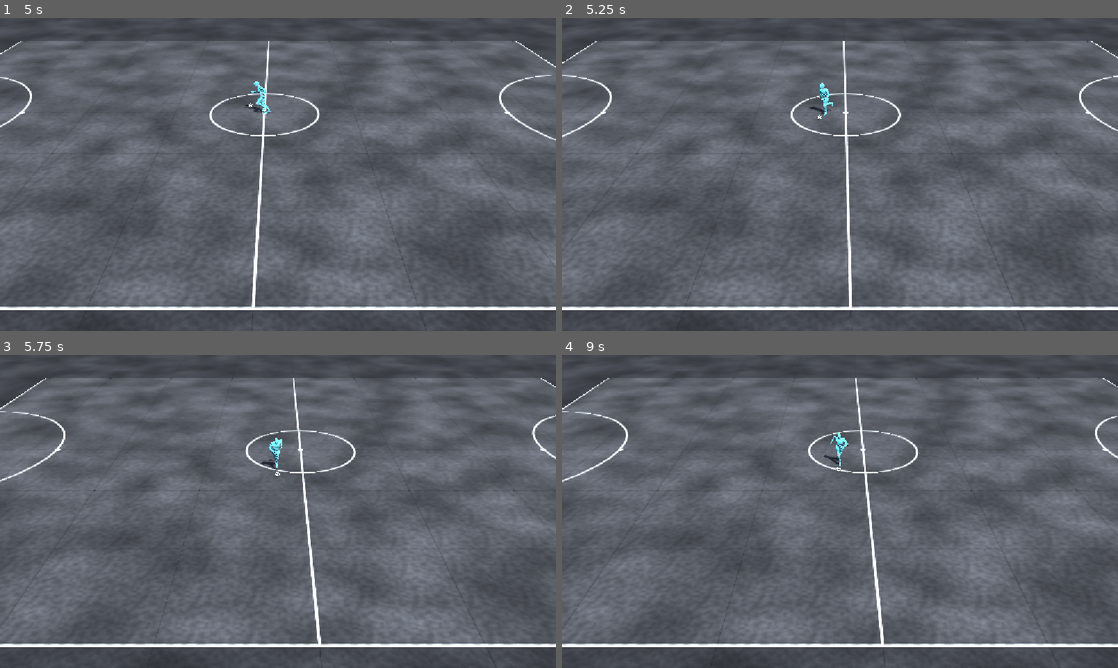
Above: before the commit, frames 1-4 (two rows, left to right).
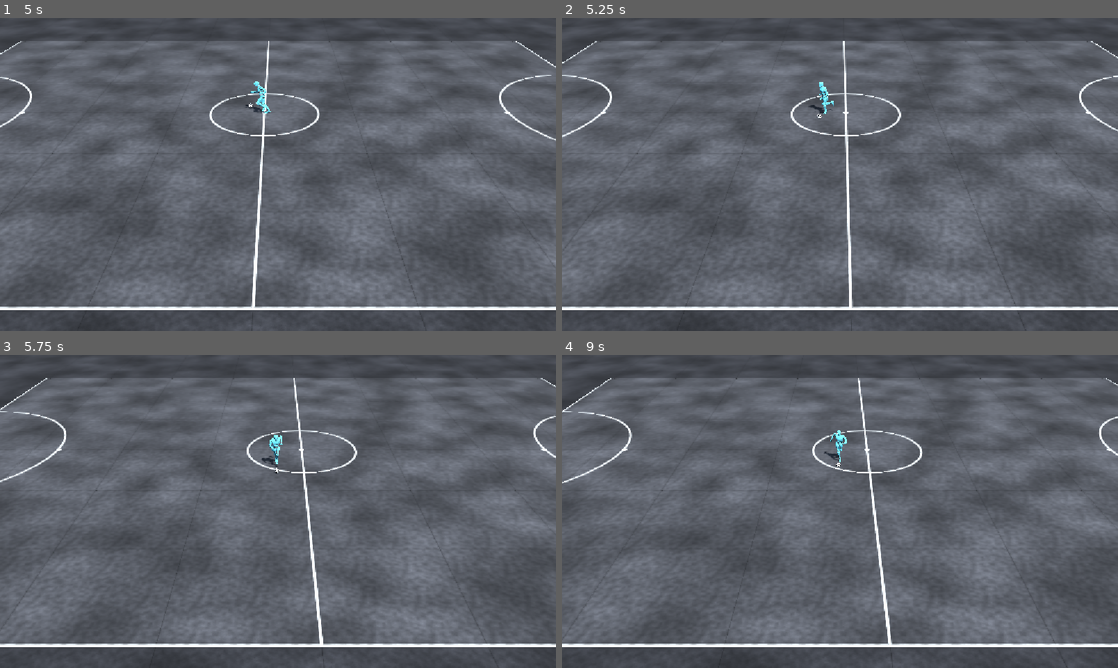
Above: after the commit, the same moments.

Repository: mertgurgenyatagi/project-deca
Game: Godot game, scene res://scenes/main.tscn
Same seed, same stepped clock (60 frames per second), same inputs: the game is played once before the commit and once after it.
Inputs (mouse positions are in pixels of both pictures, inside the frame that each line leads up to):
- Up to frame 1 (5 s): tap Enter at 0.5 s; move the mouse to (400, 158) at 0.52 s; hold Right (move_right) 0.53-1.25 s; hold Shift (sprint) 0.53-1.25 s; click (400, 158) at 0.67 s; tap Space at 0.77, 3.77 s; drag from (166, 190) to (250, 237) at 1.27 s; move the mouse to (333, 105) at 2.02 s; hold Right (move_right) 2.03-2.75 s; hold Shift (sprint) 2.03-2.75 s; drag from (250, 237) to (111, 127) at 2.77 s; move the mouse to (444, 221) at 3.52 s; hold Left (move_left) 3.53-4.25 s; hold Shift (sprint) 3.53-4.25 s; drag from (111, 127) to (194, 96) at 4.27 s
- Up to frame 2 (5.25 s): move the mouse to (867, 174) at 5.02 s; hold Down (move_down) from 5.03 s (still down); hold Shift (sprint) from 5.03 s (still down); click (867, 174) at 5.17 s
- Up to frame 3 (5.75 s): keep holding Down (move_down); keep holding Shift (sprint)
- Up to frame 4 (9 s): release Down (move_down) at 5.75 s; release Shift (sprint) at 5.75 s; drag from (756, 433) to (728, 527) at 5.77 s; move the mouse to (962, 495) at 6.52 s; hold Up (move_up) 6.53-7.25 s; hold Shift (sprint) 6.53-7.25 s; tap Space at 6.77 s; drag from (728, 527) to (812, 574) at 7.27 s; move the mouse to (895, 442) at 8.02 s; hold Down (move_down) 8.03-8.75 s; hold Shift (sprint) 8.03-8.75 s; drag from (812, 574) to (673, 464) at 8.77 s

Frame 1 is identical in both runs. In frame 2, 0.3% of the frame differs, in the area x 0-100%, y 10-99%; in frame 3, 1.4%; in frame 4, 2.6%, in the area x 0-100%, y 7-100%.

Commit message:
Drift away from a waiting turn instead of toward it
Co-Authored-By: Claude Opus 5.5 <noreply@anthropic.com>

Diff:
--- a/tavernaball/scripts/dribble.gd
+++ b/tavernaball/scripts/dribble.gd
@@ -82,7 +82,7 @@
 ## A held ball this close to the hips (m) counts as at the feet: a waiting
 ## change of direction can be made with a touch.
 @export var control_reach := 0.5
-## While a turn waits for the ball, the player drifts this far toward it
+## While a turn waits for the ball, the player drifts this far away from it
 ## (degrees, at a 90° turn or more; less for smaller turns).
 @export var approach_angle := 12.0
 ## While a stop waits for the ball, the player eases off to this share of speed.
@@ -197,11 +197,11 @@
 			# A stop is coming: ease off a little on the way to the ball.
 			_effective_input = _latched_input * stop_ease
 		else:
-			# A turn is coming: drift slightly toward it, so the foot meets the
-			# ball from a slightly different angle, already setting up the turn.
+			# A turn is coming: drift slightly away from it, so the foot meets
+			# the ball from the far side, shaping to take it round into the turn.
 			var turn := _player.turn_for(raw)
 			var share := clampf(absf(turn) / (PI * 0.5), 0.0, 1.0)
-			_effective_input = _latched_input.rotated(-signf(turn) * deg_to_rad(approach_angle) * share)
+			_effective_input = _latched_input.rotated(signf(turn) * deg_to_rad(approach_angle) * share)
 	return _effective_input
 
 
Not shown, changed: docs/touch-dribbling.md
